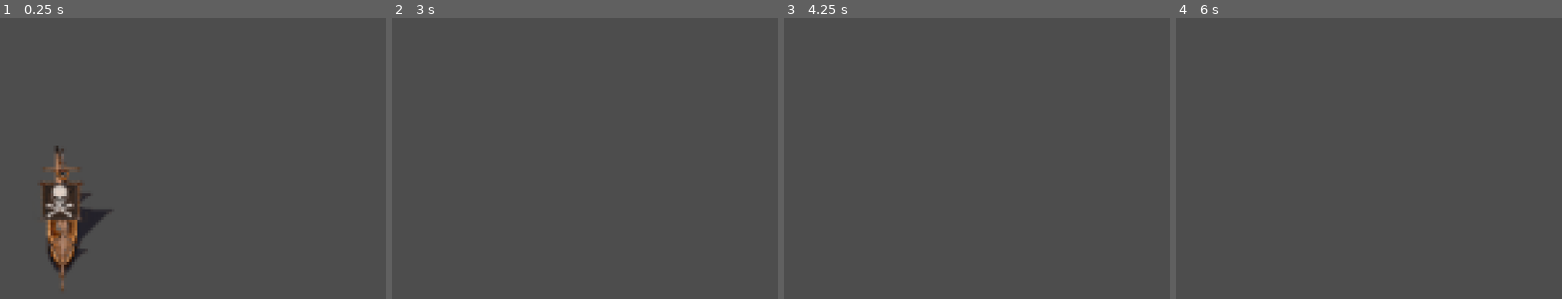
Above: before the commit, frames 1-4 (left to right).
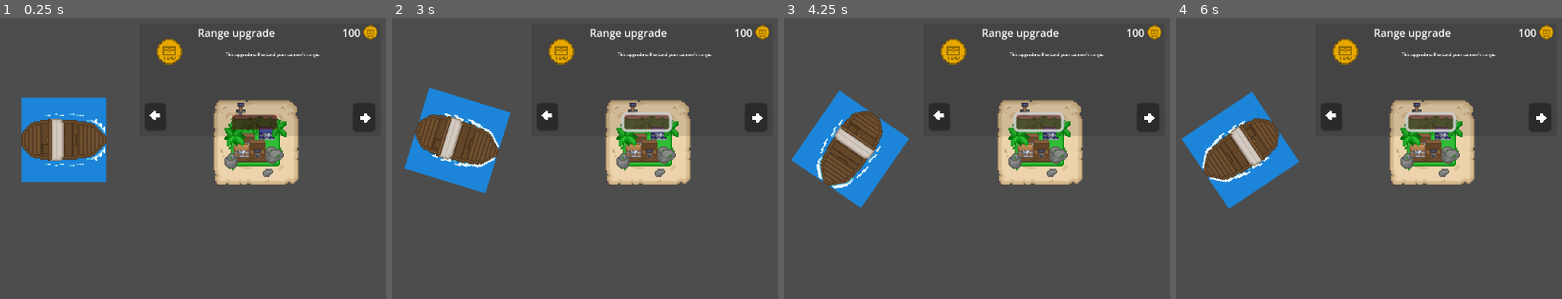
Above: after the commit, the same moments.

Repository: samfolio/PirateGame
Game: Godot game, scene res://scenes/game.tscn
The game is run twice, just before and just after one commit, with the same random seed, the same clock (stepped at 60 frames per second) and the same inputs.
Inputs (mouse positions are in pixels of both pictures, inside the frame that each line leads up to):
- Up to frame 1 (0.25 s): no input
- Up to frame 2 (3 s): click (546, 116) at 0.52 s; click (754, 116) at 1.27 s; click (646, 121) at 2.02 s; tap Enter (ui_accept) at 2.75, 2.85 s; hold Right (ui_right) from 2.78 s (still down)
- Up to frame 3 (4.25 s): keep holding Right (ui_right); tap Enter (ui_accept) at 3.02, 3.32, 3.6, 3.77, 4.07 s
- Up to frame 4 (6 s): release Right (ui_right) at 4.28 s; hold Left (ui_left) 4.28-5.03 s; tap Enter (ui_accept) at 4.35, 5.1, 5.27, 5.57, 5.85 s; hold Right (ui_right) from 5.03 s (still down)

The runs differ from the first frame. In frame 1, 18% of the frame differs, in the area x 5-98%, y 2-97%; in frame 2, 15%; in frame 3, 15%; in frame 4, 15%.
Error before the commit: Invalid operands 'String' and 'float' in operator '+'. (res://scripts/player.gd:28)
Error after the commit: Parse Error: Identifier "Global" not declared in the current scope. (res://scenes/world.gd:4)

Commit message:
Shop Menu
Created a shop menu with functionality. still need to add a global currency and upgrades.

Diff:
--- /dev/null
+++ b/assets/sprites/island_shop.tscn
@@ -0,0 +1,37 @@
+[gd_scene load_steps=6 format=3 uid="uid://dinpo3efr1kb5"]
+
+[ext_resource type="Script" path="res://scripts/IslandShop.gd" id="1_78nt0"]
+[ext_resource type="Texture2D" uid="uid://camg6fas3hd2t" path="res://assets/sprites/ShopIsland.png" id="2_4emf3"]
+
+[sub_resource type="SpriteFrames" id="SpriteFrames_40eax"]
+animations = [{
+"frames": [{
+"duration": 1.0,
+"texture": ExtResource("2_4emf3")
+}],
+"loop": true,
+"name": &"default",
+"speed": 5.0
+}]
+
+[sub_resource type="RectangleShape2D" id="RectangleShape2D_lnnjv"]
+size = Vector2(56, 58)
+
+[sub_resource type="CircleShape2D" id="CircleShape2D_layhn"]
+radius = 54.037
+
+[node name="IslandShop" type="Node2D"]
+script = ExtResource("1_78nt0")
+
+[node name="ShopArt" type="AnimatedSprite2D" parent="."]
+sprite_frames = SubResource("SpriteFrames_40eax")
+
+[node name="CollisionShape2D" type="CollisionShape2D" parent="."]
+shape = SubResource("RectangleShape2D_lnnjv")
+
+[node name="Area2D" type="Area2D" parent="."]
+
+[node name="CollisionShape2D" type="CollisionShape2D" parent="Area2D"]
+shape = SubResource("CircleShape2D_layhn")
+
+[connection signal="body_entered" from="Area2D" to="." method="_on_area_2d_body_entered"]
--- a/scenes/game.tscn
+++ b/scenes/game.tscn
@@ -1,13 +1,30 @@
-[gd_scene load_steps=3 format=3 uid="uid://bcqbh7sffjeeg"]
+[gd_scene load_steps=7 format=3 uid="uid://bcqbh7sffjeeg"]
 
+[ext_resource type="Script" path="res://scenes/world.gd" id="1_fkko4"]
 [ext_resource type="PackedScene" uid="uid://dklbkbnq1053w" path="res://scenes/player.tscn" id="1_xg1qq"]
 [ext_resource type="Script" path="res://scripts/player.gd" id="2_5cqpn"]
+[ext_resource type="PackedScene" uid="uid://dinpo3efr1kb5" path="res://assets/sprites/island_shop.tscn" id="3_dg1fh"]
+[ext_resource type="PackedScene" uid="uid://bd6vdenpti4og" path="res://scenes/shop_menu.tscn" id="4_avj1j"]
+
+[sub_resource type="SpriteFrames" id="SpriteFrames_56lnq"]
 
 [node name="Game" type="Node2D"]
+script = ExtResource("1_fkko4")
 
 [node name="Player" parent="." instance=ExtResource("1_xg1qq")]
 motion_mode = 1
 script = ExtResource("2_5cqpn")
 
 [node name="Camera2D" type="Camera2D" parent="."]
-zoom = Vector2(4, 4)
+zoom = Vector2(2, 2)
+
+[node name="CanvasLayer" type="CanvasLayer" parent="."]
+
+[node name="AnimatedSprite2D" type="AnimatedSprite2D" parent="CanvasLayer"]
+sprite_frames = SubResource("SpriteFrames_56lnq")
+
+[node name="IslandShop" parent="." instance=ExtResource("3_dg1fh")]
+position = Vector2(146, -2)
+
+[node name="ShopMenu" parent="." instance=ExtResource("4_avj1j")]
+position = Vector2(150, -54)
--- a/scenes/player.tscn
+++ b/scenes/player.tscn
@@ -1,54 +1,48 @@
-[gd_scene load_steps=8 format=3 uid="uid://dklbkbnq1053w"]
+[gd_scene load_steps=7 format=3 uid="uid://dklbkbnq1053w"]
 
-[ext_resource type="Texture2D" uid="uid://bdiwt4xjspmx0" path="res://assets/sprites/BoatSpriteSheet.png" id="1_cwvkr"]
+[ext_resource type="Texture2D" uid="uid://bfb1mmo2km4st" path="res://assets/sprites/Boat Fx Animations-Sheet.png" id="1_qeoee"]
 
-[sub_resource type="AtlasTexture" id="AtlasTexture_xaqyw"]
-atlas = ExtResource("1_cwvkr")
-region = Rect2(0, 0, 47, 57)
+[sub_resource type="AtlasTexture" id="AtlasTexture_h0h36"]
+atlas = ExtResource("1_qeoee")
+region = Rect2(0, 0, 64, 64)
 
-[sub_resource type="AtlasTexture" id="AtlasTexture_uryu3"]
-atlas = ExtResource("1_cwvkr")
-region = Rect2(47, 0, 47, 57)
+[sub_resource type="AtlasTexture" id="AtlasTexture_x53oe"]
+atlas = ExtResource("1_qeoee")
+region = Rect2(64, 0, 64, 64)
 
-[sub_resource type="AtlasTexture" id="AtlasTexture_4wio8"]
-atlas = ExtResource("1_cwvkr")
-region = Rect2(94, 0, 47, 57)
-
-[sub_resource type="AtlasTexture" id="AtlasTexture_uajp1"]
-atlas = ExtResource("1_cwvkr")
-region = Rect2(141, 0, 47, 57)
+[sub_resource type="AtlasTexture" id="AtlasTexture_01vl5"]
+atlas = ExtResource("1_qeoee")
+region = Rect2(128, 0, 64, 64)
 
 [sub_resource type="SpriteFrames" id="SpriteFrames_dwwu8"]
 animations = [{
 "frames": [{
 "duration": 1.0,
-"texture": SubResource("AtlasTexture_xaqyw")
+"texture": SubResource("AtlasTexture_h0h36")
 }, {
 "duration": 1.0,
-"texture": SubResource("AtlasTexture_uryu3")
+"texture": SubResource("AtlasTexture_x53oe")
 }, {
 "duration": 1.0,
-"texture": SubResource("AtlasTexture_4wio8")
-}, {
-"duration": 1.0,
-"texture": SubResource("AtlasTexture_uajp1")
+"texture": SubResource("AtlasTexture_01vl5")
 }],
 "loop": true,
 "name": &"idle",
-"speed": 1.0
+"speed": 8.0
 }]
 
 [sub_resource type="RectangleShape2D" id="RectangleShape2D_iwe6b"]
-size = Vector2(11, 30)
+size = Vector2(48, 24)
 
 [node name="Player" type="CharacterBody2D"]
 
 [node name="AnimatedSprite2D" type="AnimatedSprite2D" parent="."]
 position = Vector2(1, -4)
+rotation = -1.5708
 sprite_frames = SubResource("SpriteFrames_dwwu8")
 animation = &"idle"
 autoplay = "idle"
 
 [node name="CollisionShape2D" type="CollisionShape2D" parent="."]
-position = Vector2(-0.5, -3)
+position = Vector2(-1, -4)
 shape = SubResource("RectangleShape2D_iwe6b")
--- /dev/null
+++ b/scenes/shop_menu.tscn
@@ -0,0 +1,160 @@
+[gd_scene load_steps=14 format=3 uid="uid://bd6vdenpti4og"]
+
+[ext_resource type="Script" path="res://scripts/ShopMenu.gd" id="1_gx2b2"]
+[ext_resource type="Texture2D" uid="uid://bfh7liyk8k2l6" path="res://assets/sprites/Rangeupgradeicon.png" id="2_uhlhl"]
+[ext_resource type="Texture2D" uid="uid://t8l3145k2gml" path="res://assets/sprites/arrowsicons.png" id="3_xcxx8"]
+[ext_resource type="Texture2D" uid="uid://3q3okxh4n2gl" path="res://assets/sprites/coinicon.png" id="4_t0oht"]
+
+[sub_resource type="AtlasTexture" id="AtlasTexture_h670w"]
+atlas = ExtResource("4_t0oht")
+region = Rect2(0, 0, 32, 32)
+
+[sub_resource type="AtlasTexture" id="AtlasTexture_dhy2j"]
+atlas = ExtResource("2_uhlhl")
+region = Rect2(0, 0, 32, 32)
+
+[sub_resource type="SpriteFrames" id="SpriteFrames_mtgtd"]
+animations = [{
+"frames": [{
+"duration": 1.0,
+"texture": SubResource("AtlasTexture_h670w")
+}],
+"loop": true,
+"name": &"Lootupgradeicon",
+"speed": 5.0
+}, {
+"frames": [{
+"duration": 1.0,
+"texture": SubResource("AtlasTexture_dhy2j")
+}],
+"loop": true,
+"name": &"Rangeupgradeicon",
+"speed": 5.0
+}]
+
+[sub_resource type="AtlasTexture" id="AtlasTexture_ceb2v"]
+atlas = ExtResource("3_xcxx8")
+region = Rect2(5, 0, 13, 32)
+
+[sub_resource type="SpriteFrames" id="SpriteFrames_ib2ft"]
+animations = [{
+"frames": [{
+"duration": 1.0,
+"texture": SubResource("AtlasTexture_ceb2v")
+}],
+"loop": true,
+"name": &"default",
+"speed": 5.0
+}]
+
+[sub_resource type="AtlasTexture" id="AtlasTexture_mqfq6"]
+atlas = ExtResource("3_xcxx8")
+region = Rect2(18, 0, 13, 32)
+
+[sub_resource type="SpriteFrames" id="SpriteFrames_1bkm2"]
+animations = [{
+"frames": [{
+"duration": 1.0,
+"texture": SubResource("AtlasTexture_mqfq6")
+}],
+"loop": true,
+"name": &"default",
+"speed": 5.0
+}]
+
+[sub_resource type="AtlasTexture" id="AtlasTexture_06jpb"]
+atlas = ExtResource("4_t0oht")
+region = Rect2(0, 0, 32, 32)
+
+[sub_resource type="SpriteFrames" id="SpriteFrames_iixhb"]
+animations = [{
+"frames": [{
+"duration": 1.0,
+"texture": SubResource("AtlasTexture_06jpb")
+}],
+"loop": true,
+"name": &"default",
+"speed": 5.0
+}]
+
+[node name="ShopMenu" type="StaticBody2D"]
+script = ExtResource("1_gx2b2")
+
+[node name="ColorRect" type="ColorRect" parent="."]
+offset_left = -92.0
+offset_top = -38.0
+offset_right = 90.0
+offset_bottom = 47.0
+color = Color(0, 0, 0, 0.117647)
+
+[node name="icon" type="AnimatedSprite2D" parent="."]
+position = Vector2(-70, -14)
+scale = Vector2(1.14844, 1.14844)
+sprite_frames = SubResource("SpriteFrames_mtgtd")
+animation = &"Lootupgradeicon"
+
+[node name="Buttonleft" type="Button" parent="."]
+offset_left = -88.0
+offset_top = 22.0
+offset_right = -72.0
+offset_bottom = 43.0
+
+[node name="buttonlefticon" type="AnimatedSprite2D" parent="."]
+position = Vector2(-82, 32)
+sprite_frames = SubResource("SpriteFrames_ib2ft")
+
+[node name="Buttonright" type="Button" parent="."]
+offset_left = 69.0
+offset_top = 22.0
+offset_right = 86.0
+offset_bottom = 44.0
+
+[node name="buttonrighticon" type="AnimatedSprite2D" parent="."]
+position = Vector2(81, 34)
+sprite_frames = SubResource("SpriteFrames_1bkm2")
+
+[node name="pricelabel" type="RichTextLabel" parent="."]
+offset_left = 61.0
+offset_top = -37.0
+offset_right = 91.025
+offset_bottom = -14.0
+scale = Vector2(0.5, 0.5)
+text = "100"
+
+[node name="itemname" type="RichTextLabel" parent="."]
+offset_left = -48.0
+offset_top = -37.0
+offset_right = 164.0
+offset_bottom = -9.0
+scale = Vector2(0.5, 0.5)
+text = "Range upgrade"
+
+[node name="descriptionbox" type="RichTextLabel" parent="."]
+offset_left = -27.0
+offset_top = -17.0
+offset_right = 523.0
+offset_bottom = 158.0
+scale = Vector2(0.2, 0.2)
+text = "This upgrade will extand your cannon's range."
+
+[node name="coinicon" type="AnimatedSprite2D" parent="."]
+position = Vector2(82, -30)
+scale = Vector2(0.625, 0.625)
+sprite_frames = SubResource("SpriteFrames_iixhb")
+
+[node name="ColorRect2" type="ColorRect" parent="."]
+offset_left = -22.0
+offset_top = 31.0
+offset_right = 12.0
+offset_bottom = 42.0
+color = Color(1, 0, 0, 0.305882)
+
+[node name="buybutton" type="Button" parent="."]
+offset_left = -22.0
+offset_top = 31.0
+offset_right = 12.0
+offset_bottom = 42.0
+
+[connection signal="pressed" from="Buttonleft" to="." method="_on_buttonleft_pressed"]
+[connection signal="pressed" from="Buttonright" to="." method="_on_buttonright_pressed"]
+[connection signal="pressed" from="buybutton" to="." method="_on_buybutton_pressed"]
--- /dev/null
+++ b/scenes/world.gd
@@ -0,0 +1,4 @@
+extends Node2D
+
+func _physics_process(delta):
+	$loottext.text = ("= " + str(Global.loot))
--- /dev/null
+++ b/scripts/IslandShop.gd
@@ -0,0 +1,5 @@
+extends Node2D
+
+func _on_area_2d_body_entered(body):
+	if body.has_method("player_shop_method"):
+		print("OpenShop")
--- /dev/null
+++ b/scripts/ShopMenu.gd
@@ -0,0 +1,60 @@
+extends StaticBody2D
+
+#upgrades for sale
+#item 1 equals range upgrade.
+var item = 1
+
+#vars set the item prices
+var item1price = 1
+var item2price = 2
+
+#vars for if the player owns an item.
+var item1owned = false
+var item2owned = false
+
+var price
+
+func _ready():
+	#play the range upgrade animation
+	$icon.play("Rangeupgradeicon")
+	item = 1
+
+#if visible then continue
+func _physics_process(delta):
+	if self.visible == true:
+		if item == 1:
+			$icon.play("Rangeupgradeicon")
+		if item == 2:
+			$icon.play("Lootupgradeicon")
+
+func _on_buttonleft_pressed():
+	swap_item_back()
+func _on_buttonright_pressed():
+	swap_item_forward()
+func _on_buybutton_pressed():
+	if item == 1:
+		price = item1price
+		if Global.loot >= price:
+			if item1owned == false:
+					buy()
+	elif item == 2:
+		price = item2price
+		if Global.loot >= price:
+			if item2owned == false:
+					buy()
+
+func swap_item_back():
+	if item == 1:
+		item = 2
+	elif item == 2:
+		item = 1
+
+func swap_item_forward():
+	if item == 1:
+		item = 2
+	elif item == 2:
+		item = 1
+
+func buy():
+	print("item bought")
+	pass
--- a/scripts/player.gd
+++ b/scripts/player.gd
@@ -1,33 +1,56 @@
 extends CharacterBody2D
 
 
-
-const SPEED = 300.0
-const JUMP_VELOCITY = -400.0
-
-# Get the gravity from the project settings to be synced with RigidBody nodes.
-var gravity = ProjectSettings.get_setting("physics/2d/default_gravity")
+#Exports variable
+@export var yes = 1
+#roations vars
+@export var speed = 400
+@export var rotation_speed = 1.5
 
 
+
+#Variables for controlling the movement
+const max_speed = 50
+const accel = 50
+const friction = 20
+
+#input variable
+var input = Vector2.ZERO
+var rotation_direction = 0
+
+#tells the shop to open if entering its area.
+func player_shop_method():
+		pass
+
+#runs when the game starts and runs our player_move func.
 func _physics_process(delta):
-	# Add the gravity.
-	print("Player Script Active");
-	if not is_on_floor():
-		velocity.y += gravity * delta
-		print("Falling");
+	player_movement(delta)
 
-	# Handle jump.
-	if Input.is_action_just_pressed("ui_accept") and is_on_floor():
-		velocity.y = JUMP_VELOCITY
+func get_input():
+	rotation_direction = Input.get_axis("ui_left", "ui_right")
+	#velocity = transform.x * Input.get_axis("ui_down", "ui_up") * speed
+	#If input is -1 go down. If input is 1 go up.
+	input.y = int(Input.is_action_pressed("ui_down")) - int(Input.is_action_pressed("ui_up"))
+	return input.normalized()
 
-	# Get the input direction and handle the movement/deceleration.
-	# As good practice, you should replace UI actions with custom gameplay actions.
-	var direction = Input.get_axis("ui_left", "ui_right")
-	if direction:
-		velocity.x = direction * SPEED
-		print("Direction is: " + direction);
-		print($"Speed is: {SPEED}");
+func player_movement(delta):
+	#Checks for the input direction.
+	input = get_input()
+
+	#if there is no input, then if the decrease the speed.
+	if input == Vector2.ZERO:
+		if velocity.length() > (friction * delta):
+			velocity -= velocity.normalized() * (friction * delta)
+		else:
+			#if the speed is less than the friction speed. set the speed to 0.
+			velocity = Vector2.ZERO
 	else:
-		velocity.x = move_toward(velocity.x, 0, SPEED)
+		#else use the input to speed up in the direction it is pointing.
+		velocity += (transform.x * Input.get_axis("ui_down", "ui_up") * accel * delta)
+		velocity = velocity.limit_length(max_speed)
 
+	#rotate the ship based on the direction input.
+	rotation += rotation_direction * rotation_speed * delta
+
+	#move an slide allows us to slide.
 	move_and_slide()
Not shown, changed: assets/Water_Islands/Readme.txt
Binary file added: assets/sprites/Rangeupgradeicon.png
Binary file added: assets/sprites/ShopIsland.png
Binary file added: assets/sprites/arrowsicons.png
Binary file added: assets/sprites/coinicon.png
